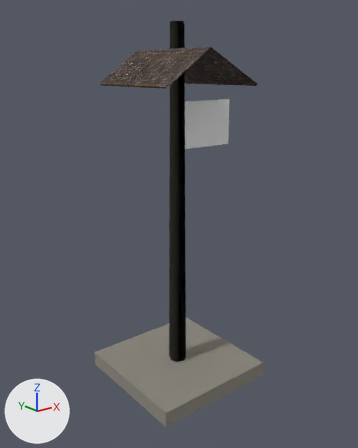
The glTF model assets/dist/dweller_building_claim_post/lod0.glb: old version first, new version second.
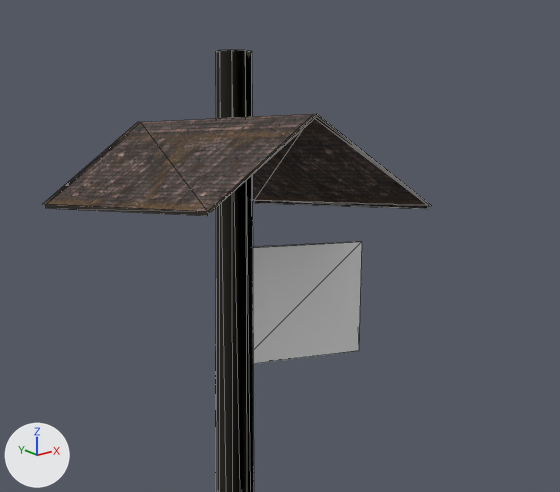
Each version appears first whole from a 50 mm lens placed at (-2.25, -2.84, 2.41), pointed at (0.0, -0.03, 1.29), and next in a close-up on the part from 23% to 87% of the width and 0% to 45% of the height. The axes (+X, +Y, +Z) are drawn at lower left. The lights are the same throughout. The first two pictures are the older version. The close-ups show mesh edges as thin lines. Vertices at exactly the same position are counted once.

Objects in the first close-up: 'dweller_building_claim_post'.
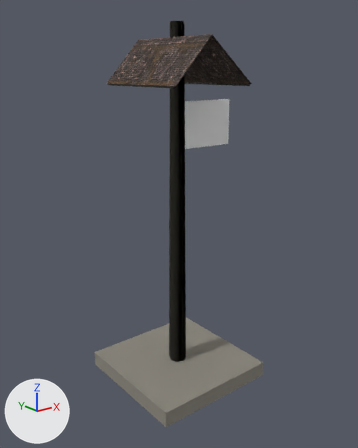
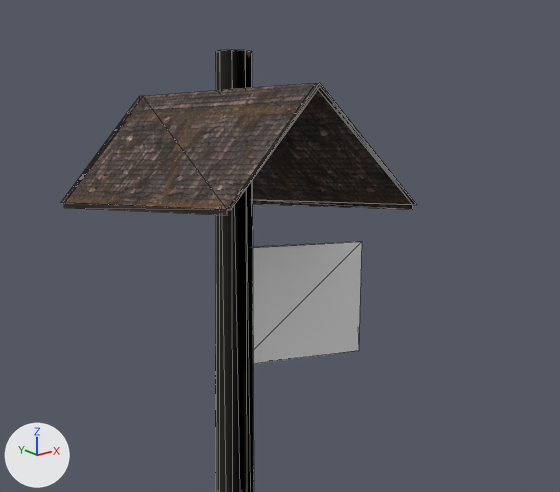
Patch to the scene script:
```diff
--- a/assets/dist/dweller_building_claim_post/lod0.glb.py
+++ b/assets/dist/dweller_building_claim_post/lod0.glb.py
@@ me_dweller_building_claim_post @@
 me_dweller_building_claim_post.from_pydata(...)  # 64 vertices, 88 faces; spans x -0.5..0.5, y -0.5..0.5, z 0.0..2.72
 # used by ob_dweller_building_claim_post; location = (0.0, 0.0, 0.0)
+# me_dweller_building_claim_post part 1: the loose piece of 28 vertices spanning x -0.4..0.4, y -0.4..0.4, z 2.3..2.54 is scaled about its middle by (0.843, 1, 1.31), then moved by (0.0, 0.0, 0.04)
 me_dweller_building_claim_post.materials.append(mat_metal)
```

Where the change shows, as pixel boxes [x1, y1, x2, y2] in the close-ups (560 x 492 px; the box of a moved part takes in the faces that stretch with it):
'dweller_building_claim_post', reshaped: before [43, 50, 432, 492]; after [61, 50, 416, 492]
part 1 of me_dweller_building_claim_post, moved or reshaped: before [43, 114, 432, 216]; after [61, 83, 416, 215]
